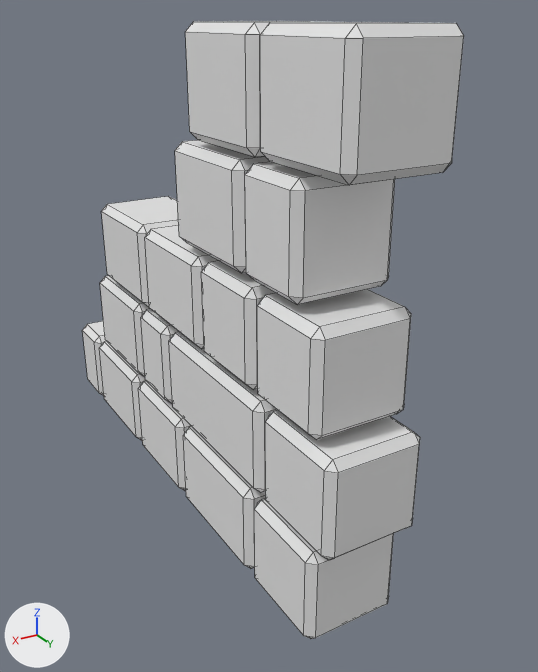
The FBX model Assets/Art/3D Environment/walls_end_present.fbx as it was, and as the next commit left it.
Before and after are seen from a 50 mm lens placed at (0.99, 2.14, 1.53), pointed at (-0.15, 0.24, 0.58). Arrows for +X, +Y and +Z are at lower left; the lights stay in place. The older version comes first. Mesh edges are drawn as thin lines.

Script lines for the objects in view, before the commit:
```python
me_cube_044 = bpy.data.meshes.new('Cube.044')
me_cube_044.from_pydata(...)  # 408 vertices, 442 faces; spans x -0.14..0.14, y -0.89..1.01, z 0.0..1.52
me_cube_044.materials.append(mat_material)  # white #e7e7e7
ob_cube_010 = bpy.data.objects.new('Cube.010', me_cube_044)
ob_cube_010.location = (0.0, 0.0, 0.0)
```
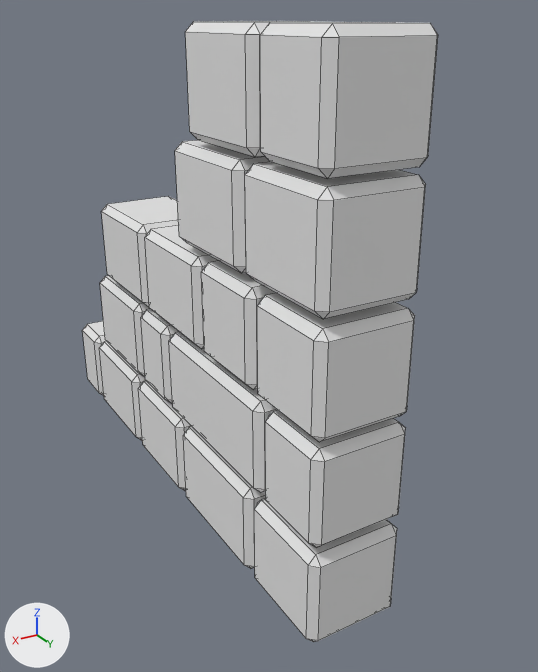
Changed parts and their boxes (x1, y1, x2, y2) in the pictures (538 x 672 px; the box of a moved part takes in the faces that stretch with it):
'Cube.010', reshaped (7% narrower)
    before: (82, 21, 464, 639)
    after: (82, 21, 438, 642)
part 1 of me_cube_044, moved or reshaped
    before: (260, 22, 464, 185)
    after: (260, 22, 438, 178)
part 2 of me_cube_044, moved or reshaped
    before: (265, 410, 420, 560)
    after: (265, 410, 405, 548)
part 3 of me_cube_044, moved or reshaped
    before: (254, 289, 411, 639)
    after: (254, 293, 415, 642)
part 4 of me_cube_044, moved or reshaped
    before: (245, 162, 395, 304)
    after: (245, 162, 426, 319)

The change, as a diff of the scene's bpy script:
```diff
--- a/Assets/Art/3D Environment/walls_end_present.fbx.py
+++ b/Assets/Art/3D Environment/walls_end_present.fbx.py
@@ me_cube_044 @@
 # used by ob_cube_010; location = (0.0, 0.0, 0.0)
-me_cube_044.from_pydata(...)  # 408 vertices, 442 faces; spans x -0.14..0.14, y -0.89..1.01, z 0.0..1.52
+me_cube_044.from_pydata(...)  # 408 vertices, 442 faces; spans x -0.14..0.14, y -0.89..0.93, z 0.0..1.52
+# me_cube_044 part 1: all 12 vertices in x -0.14..0.14, y 0.98..1.01, z 1.23..1.52 are moved by (0.0, -0.07, 0.0)
+# me_cube_044 part 2: all 12 vertices in x -0.14..0.14, y 0.96..0.99, z 0.31..0.6 are moved by (0.0, -0.05, 0.0)
+# me_cube_044 part 3: all 24 vertices in x -0.14..0.14, y 0.9..0.92, z 0.0..0.91 are moved by (0.0, 0.01, 0.0)
+# me_cube_044 part 4: all 12 vertices in x -0.14..0.14, y 0.81..0.83, z 0.93..1.22 are moved by (0.0, 0.1, 0.0)
 me_cube_044.materials.append(mat_material)
```
